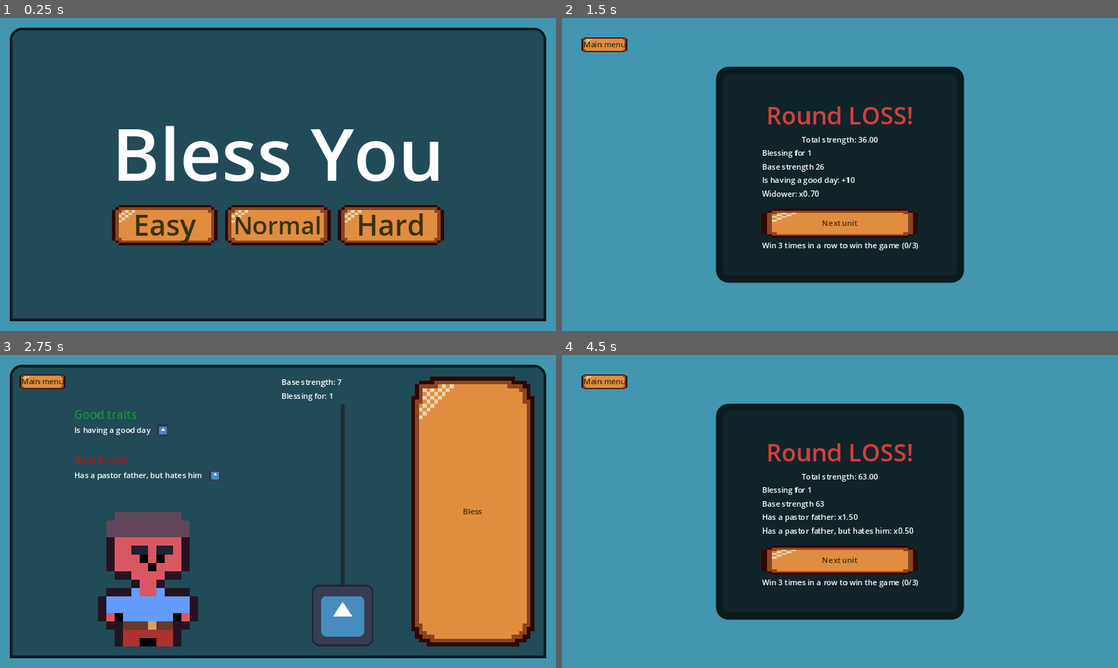
Above: before the commit, frames 1-4 (two rows, left to right).
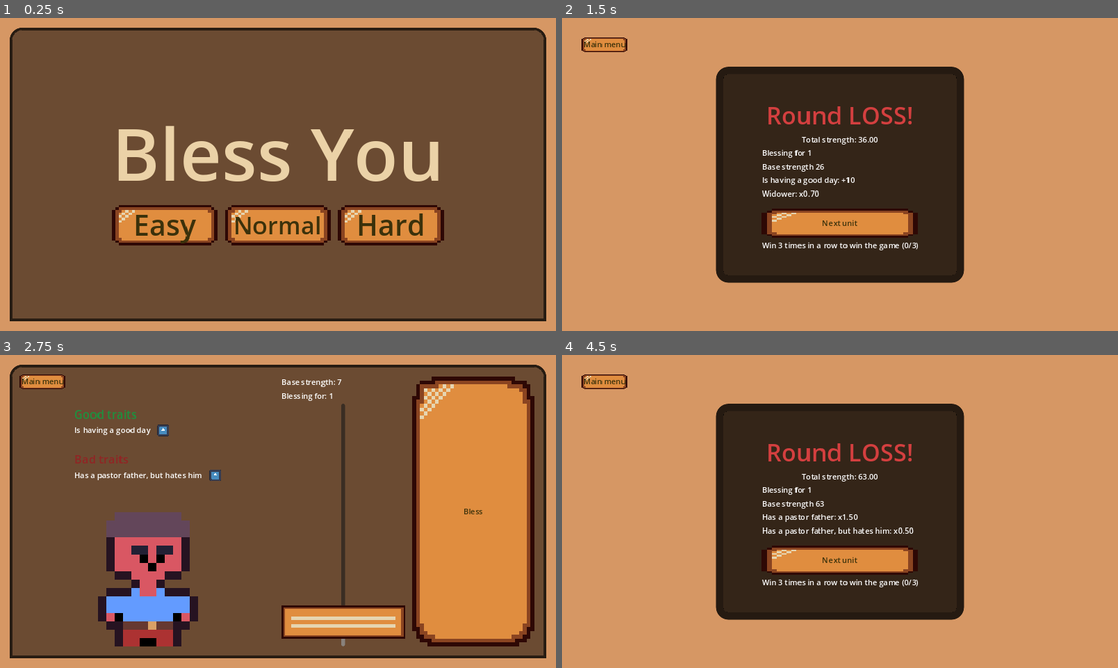
Above: after the commit, the same moments.

Repository: frostblooded/wolf
Game: Godot game, scene res://scenes/MainMenu.tscn
The game is run twice, just before and just after one commit, with the same random seed, the same clock (stepped at 60 frames per second) and the same inputs. The engine's default icon, where the game draws it, is replaced by a stand-in: a white triangle on a blue panel in a dark square.
Inputs:
- Up to frame 1 (0.25 s): no input
- Up to frame 2 (1.5 s): click "Easy" at 0.5 s; click "Bless" at 1.25 s
- Up to frame 3 (2.75 s): click "Next unit" at 2 s
- Up to frame 4 (4.5 s): click "Bless" at 2.75 s; click "Next unit" at 3.5 s; click "Bless" at 4.25 s

The runs differ from the first frame. In frame 1, 93% of the frame differs, in the area x 0-100%, y 0-100%; in frame 2, 96%; in frame 3, 75%; in frame 4, 96%.

Commit message:
Make slider sprites

Diff:
--- /dev/null
+++ b/scenes/Background.tscn
@@ -0,0 +1,14 @@
+[gd_scene load_steps=3 format=3 uid="uid://b5x7gvbok67bw"]
+
+[sub_resource type="Gradient" id="Gradient_dvckn"]
+offsets = PackedFloat32Array(1)
+colors = PackedColorArray(0.84, 0.59514, 0.3948, 1)
+
+[sub_resource type="GradientTexture1D" id="GradientTexture1D_x3hox"]
+gradient = SubResource("Gradient_dvckn")
+
+[node name="Background" type="Sprite2D"]
+position = Vector2(592, 344.001)
+scale = Vector2(71.6221, 10286.6)
+texture = SubResource("GradientTexture1D_x3hox")
+metadata/_edit_lock_ = true
--- a/scenes/MainMenu.tscn
+++ b/scenes/MainMenu.tscn
@@ -1,13 +1,7 @@
-[gd_scene load_steps=5 format=3 uid="uid://orvhfbhnlnc8"]
+[gd_scene load_steps=4 format=3 uid="uid://orvhfbhnlnc8"]
 
 [ext_resource type="Script" path="res://scripts/start_game_button.gd" id="1_dmttn"]
-
-[sub_resource type="Gradient" id="Gradient_dvckn"]
-offsets = PackedFloat32Array(1)
-colors = PackedColorArray(0.2622, 0.59018, 0.69, 1)
-
-[sub_resource type="GradientTexture1D" id="GradientTexture1D_x3hox"]
-gradient = SubResource("Gradient_dvckn")
+[ext_resource type="PackedScene" uid="uid://b5x7gvbok67bw" path="res://scenes/Background.tscn" id="1_kh12r"]
 
 [sub_resource type="StyleBoxFlat" id="StyleBoxFlat_fri2f"]
 bg_color = Color(0, 0, 0, 0.501961)
@@ -21,11 +15,7 @@
 
 [node name="MainMenu" type="Node2D"]
 
-[node name="Background" type="Sprite2D" parent="."]
-position = Vector2(592, 344.001)
-scale = Vector2(71.6221, 10286.6)
-texture = SubResource("GradientTexture1D_x3hox")
-metadata/_edit_lock_ = true
+[node name="Background" parent="." instance=ExtResource("1_kh12r")]
 
 [node name="CanvasLayer" type="CanvasLayer" parent="."]
 
@@ -51,6 +41,7 @@
 
 [node name="GameTitle" type="Label" parent="CanvasLayer/MarginContainer/PanelContainer/VBoxContainer"]
 layout_mode = 2
+theme_override_colors/font_color = Color(0.921569, 0.823529, 0.654902, 1)
 theme_override_font_sizes/font_size = 150
 text = "Bless You"
 
--- a/scenes/UI/BlessingUnitUI.tscn
+++ b/scenes/UI/BlessingUnitUI.tscn
@@ -1,10 +1,9 @@
-[gd_scene load_steps=8 format=3 uid="uid://dlwrtjnr6xty4"]
+[gd_scene load_steps=7 format=3 uid="uid://dlwrtjnr6xty4"]
 
 [ext_resource type="Script" path="res://scripts/blessing_unit_ui.gd" id="1_pou5w"]
 [ext_resource type="PackedScene" uid="uid://ddsydqanfd6d6" path="res://scenes/UI/TraitUI.tscn" id="2_3e3qa"]
 [ext_resource type="Script" path="res://scripts/blessing_input.gd" id="3_ro0nv"]
 [ext_resource type="Texture2D" uid="uid://c0b0sawfyqtac" path="res://aseprite/fighter.png" id="3_t5euq"]
-[ext_resource type="Texture2D" uid="uid://bbuo3vy70oprq" path="res://icon.svg" id="5_b4pj3"]
 
 [sub_resource type="StyleBoxFlat" id="StyleBoxFlat_fri2f"]
 bg_color = Color(0, 0, 0, 0.501961)
@@ -124,8 +123,6 @@
 layout_mode = 2
 size_flags_horizontal = 1
 size_flags_vertical = 3
-theme_override_icons/grabber = ExtResource("5_b4pj3")
-theme_override_icons/grabber_highlight = ExtResource("5_b4pj3")
 min_value = 1.0
 value = 1.0
 
--- a/scenes/main.tscn
+++ b/scenes/main.tscn
@@ -1,17 +1,11 @@
-[gd_scene load_steps=9 format=3 uid="uid://6pgl1pt35txy"]
+[gd_scene load_steps=8 format=3 uid="uid://6pgl1pt35txy"]
 
 [ext_resource type="PackedScene" uid="uid://dlwrtjnr6xty4" path="res://scenes/UI/BlessingUnitUI.tscn" id="1_q4qay"]
+[ext_resource type="PackedScene" uid="uid://b5x7gvbok67bw" path="res://scenes/Background.tscn" id="1_ut6st"]
 [ext_resource type="PackedScene" uid="uid://b3llop6ts804d" path="res://scenes/GameManager.tscn" id="2_k8vnu"]
 [ext_resource type="Script" path="res://scripts/bless_results_panel_shower.gd" id="3_7vn06"]
 [ext_resource type="Script" path="res://scripts/bless_results_container.gd" id="4_8q8d7"]
 [ext_resource type="Script" path="res://scripts/main_menu_button.gd" id="5_pgemp"]
-
-[sub_resource type="Gradient" id="Gradient_efd0n"]
-offsets = PackedFloat32Array(1)
-colors = PackedColorArray(0.2622, 0.59018, 0.69, 1)
-
-[sub_resource type="GradientTexture1D" id="GradientTexture1D_mdlhv"]
-gradient = SubResource("Gradient_efd0n")
 
 [sub_resource type="StyleBoxFlat" id="StyleBoxFlat_ibkj6"]
 bg_color = Color(0, 0, 0, 0.756863)
@@ -31,11 +25,7 @@
 
 [node name="Main" type="Node2D"]
 
-[node name="Background" type="Sprite2D" parent="."]
-position = Vector2(592, 344.001)
-scale = Vector2(71.6221, 10286.6)
-texture = SubResource("GradientTexture1D_mdlhv")
-metadata/_edit_lock_ = true
+[node name="Background" parent="." instance=ExtResource("1_ut6st")]
 
 [node name="GameManager" parent="." instance=ExtResource("2_k8vnu")]
 unit_ui_scene = ExtResource("1_q4qay")
--- a/theme.tres
+++ b/theme.tres
@@ -1,9 +1,11 @@
-[gd_resource type="Theme" load_steps=11 format=3 uid="uid://bkgpk6i5s5xb1"]
+[gd_resource type="Theme" load_steps=13 format=3 uid="uid://bkgpk6i5s5xb1"]
 
 [ext_resource type="Texture2D" uid="uid://7loptyiyhnyg" path="res://aseprite/button.png" id="1_0j275"]
 [ext_resource type="Texture2D" uid="uid://dm2x8cncoyr7u" path="res://aseprite/hovered_button.png" id="2_o8ov0"]
 [ext_resource type="Texture2D" uid="uid://d1prvw7ffhilk" path="res://aseprite/hovered_huge_button.png" id="4_jjm52"]
 [ext_resource type="Texture2D" uid="uid://cmd5wlej40x1o" path="res://aseprite/huge_button.png" id="5_5065p"]
+[ext_resource type="Texture2D" uid="uid://do7jfp1um33c6" path="res://aseprite/slider_grabber.png" id="5_w7dpb"]
+[ext_resource type="Texture2D" uid="uid://bn210xmp3mllu" path="res://aseprite/highlighted_slider_grabber.png" id="6_ofr6e"]
 
 [sub_resource type="SystemFont" id="SystemFont_fsg14"]
 font_names = PackedStringArray("David CLM")
@@ -32,8 +34,11 @@
 Button/styles/normal = SubResource("StyleBoxTexture_pm1my")
 HBoxContainer/constants/separation = 15
 HugeButton/base_type = &"Button"
+HugeButton/font_sizes/font_size = 16
 HugeButton/styles/hover = SubResource("StyleBoxTexture_espg5")
 HugeButton/styles/normal = SubResource("StyleBoxTexture_ghnfy")
 Label/fonts/font = SubResource("SystemFont_hsb7c")
 RoundResultLabel/base_type = &"Label"
 RoundResultLabel/font_sizes/font_size = 50
+VSlider/icons/grabber = ExtResource("5_w7dpb")
+VSlider/icons/grabber_highlight = ExtResource("6_ofr6e")
Binary file added: aseprite/highlighted_slider_grabber.aseprite
Binary file added: aseprite/highlighted_slider_grabber.png
Not shown, added: aseprite/highlighted_slider_grabber.png.import
Binary file added: aseprite/slider_grabber.aseprite
Binary file added: aseprite/slider_grabber.png
Not shown, added: aseprite/slider_grabber.png.import
Not shown, added: aseprite/slider_holder.png.import
